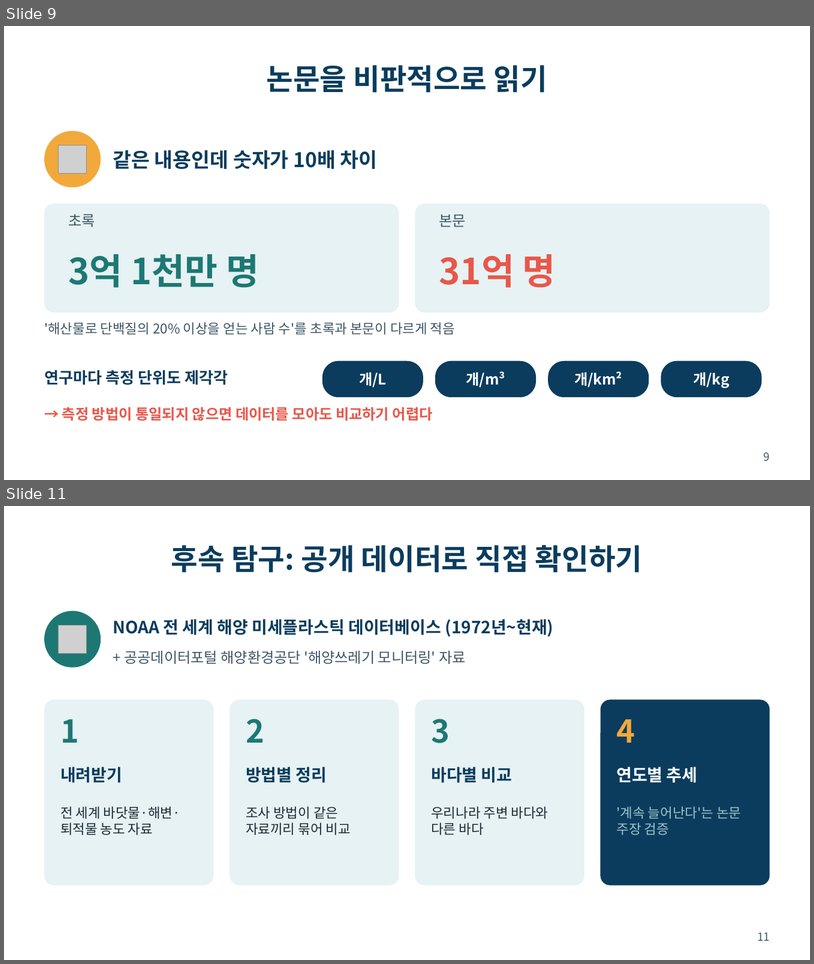
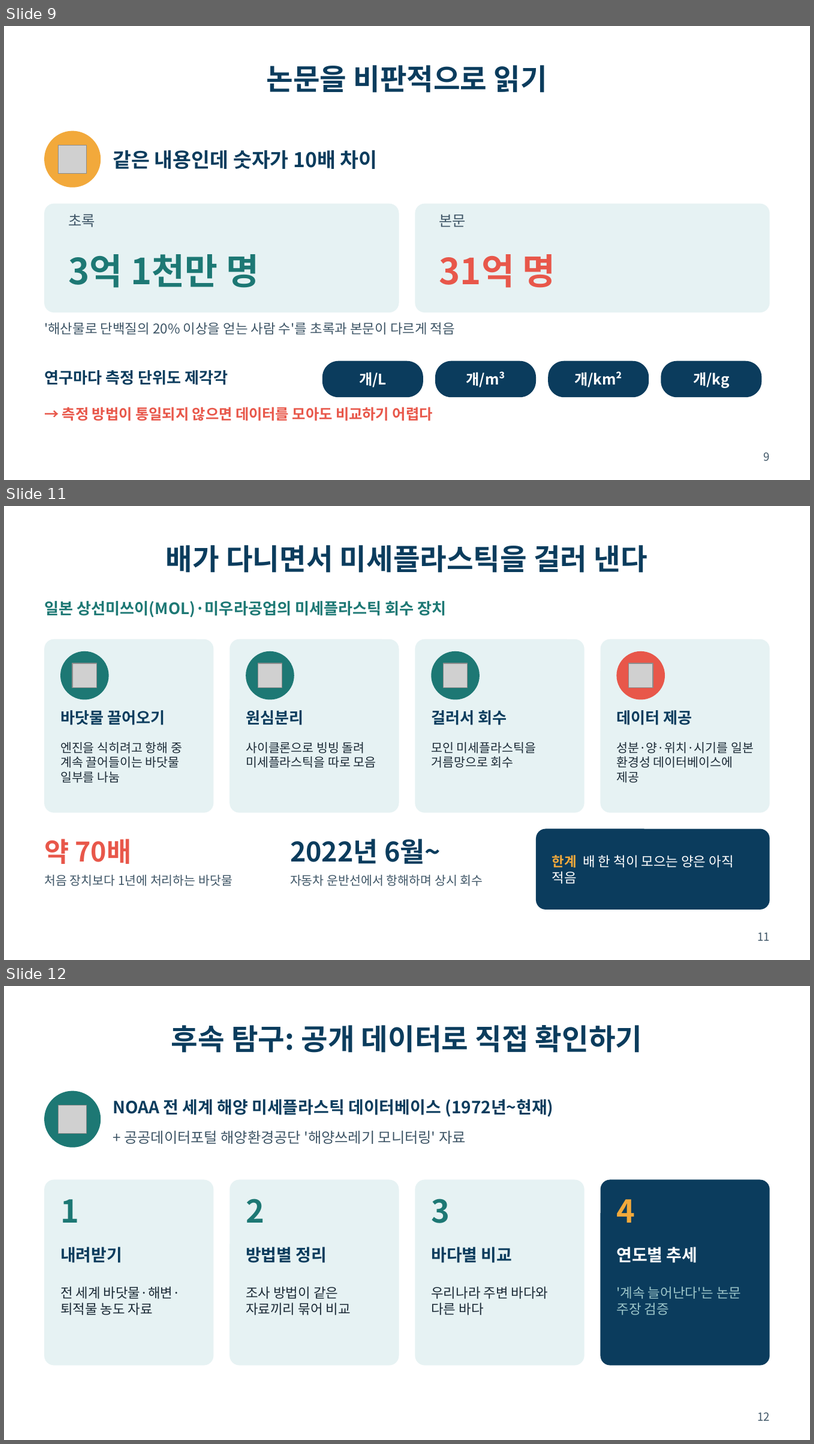
Before and after one commit to packsunjin/Graph, a slide deck: reports/미세플라스틱_발표_10605_박선진.pptx. Shown one above the other, each under a label of ours: slides 9 and 11 before the commit, slides 9, 11 and 12 after it; the slides between them are not shown. The pictures are 814x964 and 814x1444 pixels, drawn with LibreOffice and Linux fonts; fonts in the diff are those of the drawing; grey boxes stand for pictures; background and template pictures are left out. Boxes give left, top, right and bottom in pixels: in the first picture for what was removed or moved away, otherwise in the second. Text is boxed around its words. In the diff, an @@ line names an element or a change of style, - is before the commit and + after.

```diff
--- a/reports/미세플라스틱_발표_10605_박선진.pptx
+++ b/reports/미세플라스틱_발표_10605_박선진.pptx
@@ slide 11 added at bbox=[4, 506, 810, 960], background #FFFFFF @@
@@ title added at bbox=[166, 545, 648, 573], 26 pt, text #0B3C5D, bold @@
+배가 다니면서 미세플라스틱을 걸러 낸다
@@ text added at bbox=[44, 601, 447, 617], 14 pt, text #1D7874, bold @@
+일본 상선미쓰이(MOL)·미우라공업의 미세플라스틱 회수 장치
@@ rounded rectangle added at bbox=[44, 639, 213, 813], fill #E6F2F3 @@
@@ rounded rectangle added at bbox=[230, 639, 399, 813], fill #E6F2F3 @@
@@ rounded rectangle added at bbox=[415, 639, 585, 813], fill #E6F2F3 @@
@@ rounded rectangle added at bbox=[601, 639, 770, 813], fill #E6F2F3 @@
@@ ellipse added at bbox=[60, 651, 109, 700], fill #1D7874 @@
@@ picture added at bbox=[72, 663, 97, 687] @@
@@ ellipse added at bbox=[246, 651, 294, 700], fill #1D7874 @@
@@ picture added at bbox=[258, 663, 282, 687] @@
@@ ellipse added at bbox=[431, 651, 480, 700], fill #1D7874 @@
@@ picture added at bbox=[443, 663, 468, 687] @@
@@ ellipse added at bbox=[617, 651, 665, 700], fill #E8574A @@
@@ picture added at bbox=[629, 663, 653, 687] @@
@@ text added at bbox=[60, 710, 165, 725], 14 pt, text #0B3C5D, bold @@
+바닷물 끌어오기
@@ text added at bbox=[246, 710, 303, 725], 14 pt, text #0B3C5D, bold @@
+원심분리
@@ text added at bbox=[431, 710, 507, 725], 14 pt, text #0B3C5D, bold @@
+걸러서 회수
@@ text added at bbox=[617, 710, 693, 725], 14 pt, text #0B3C5D, bold @@
+데이터 제공
@@ text added at bbox=[60, 742, 182, 783], 11 pt, text #1B2A36 @@
+엔진을 식히려고 항해 중 계속 끌어들이는 바닷물 일부를 나눔
@@ text added at bbox=[246, 742, 377, 768], 11 pt, text #1B2A36 @@
+사이클론으로 빙빙 돌려 미세플라스틱을 따로 모음
@@ text added at bbox=[431, 742, 537, 768], 11 pt, text #1B2A36 @@
+모인 미세플라스틱을 거름망으로 회수
@@ text added at bbox=[617, 742, 754, 783], 11 pt, text #1B2A36 @@
+성분·양·위치·시기를 일본 환경성 데이터베이스에 제공
@@ rounded rectangle added at bbox=[536, 829, 770, 909], fill #0B3C5D @@
@@ text added at bbox=[44, 838, 132, 864], 24 pt, text #E8574A, bold @@
+약 70배
@@ text added at bbox=[290, 838, 441, 864], 24 pt, text #0B3C5D, bold @@
+2022년 6월~
@@ text added at bbox=[552, 855, 734, 883], 12 pt, text #FFFFFF @@
+한계 배 한 척이 모으는 양은 아직 적음
@@ text added at bbox=[44, 874, 233, 886], 11 pt, text #3E5566 @@
+처음 장치보다 1년에 처리하는 바닷물
@@ text added at bbox=[290, 874, 483, 886], 11 pt, text #3E5566 @@
+자동차 운반선에서 항해하며 상시 회수
@@ page number added at bbox=[758, 932, 770, 940], 10 pt, text #3E5566 @@
+11
@@ what was slide 11 is now slide 12 @@
@@ page number at bbox=[758, 1412, 770, 1420]: text changed @@
-11
+12
```
Also in this commit, not shown: 1 slide changed, 3 other files.
